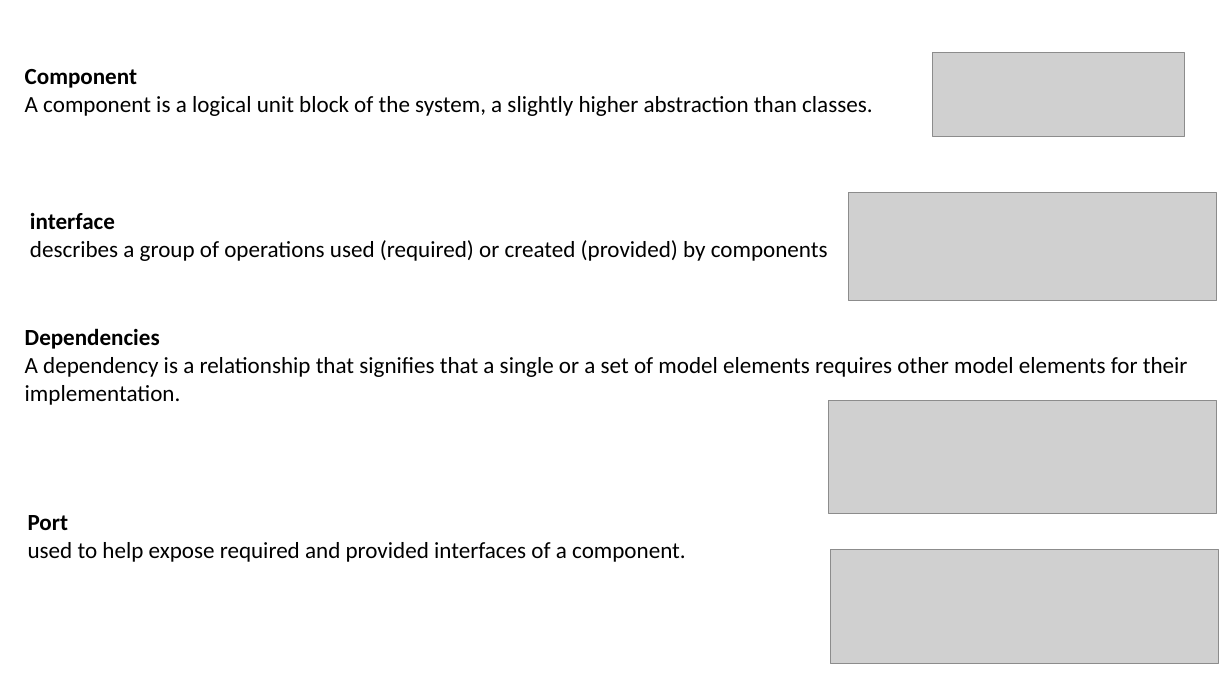
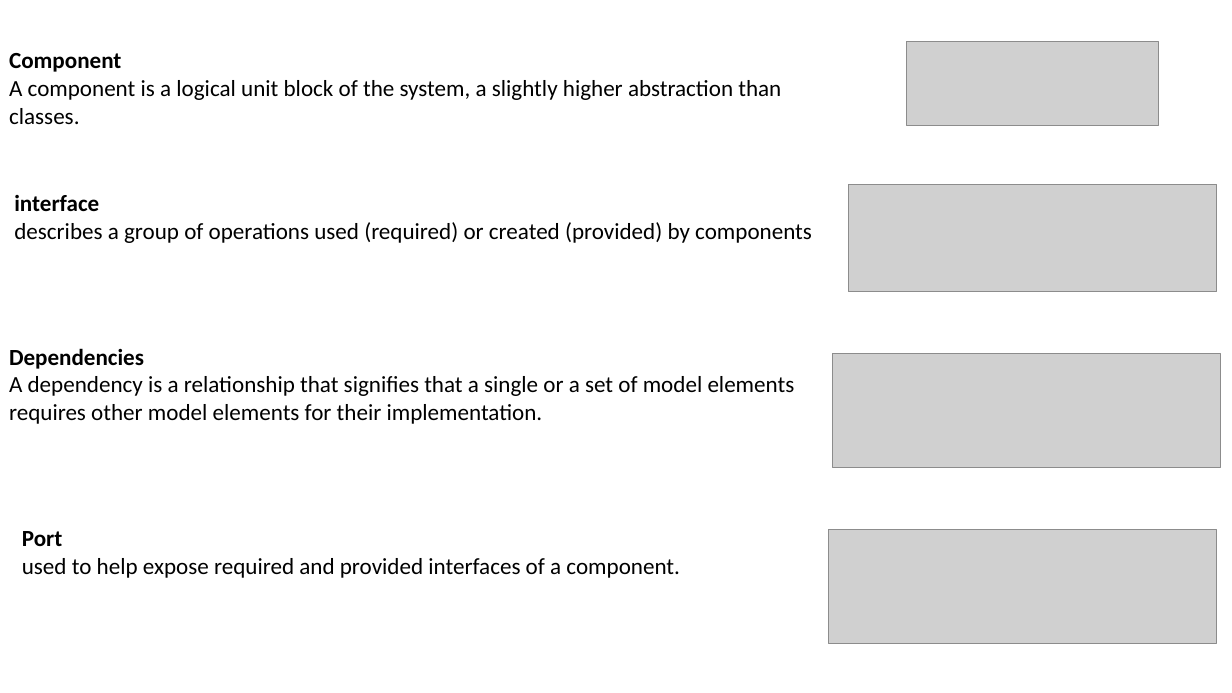
Before and after one commit to abdo1819/online-ticket-iti, a slide deck: slide 10 of ArgoUML.pptx (slide 9 before the commit). Drawn at 1232x693 pixels with LibreOffice and Linux fonts; fonts in the diff are those of the drawing; grey boxes stand for pictures. Boxes give left, top, right and bottom in pixels: in the first picture for what was removed or moved away, otherwise in the second. Text is boxed around its words. In the diff, an @@ line names an element or a change of style, - is before the commit and + after.

```diff
--- a/ArgoUML.pptx
+++ b/ArgoUML.pptx
@@ text "Component" rewrapped from (25,69,873,116) to (9,53,781,124) @@
@@ picture: place and size @@
-picture at (933,52,1185,137)
+picture at (908,42,1159,127)
@@ text "interface": place and size @@
-text "interface" at (30,213,828,261)
+text "interface" at (14,195,812,243)
@@ picture: place and size @@
-picture at (848,192,1217,300)
+picture at (848,184,1217,292)
@@ text "Dependencies": place and size @@
-text "Dependencies" at (25,328,1188,405)
+text "Dependencies" at (9,348,795,424)
@@ picture: place and size @@
-picture at (829,400,1217,514)
+picture at (833,354,1221,468)
@@ text at (9,376,795,424): text changed @@
-A dependency is a relationship that signifies that a single or a set of model elements requires other model elements for their
-implementation.
+A dependency is a relationship that signifies that a single or a set of model elements requires other model elements for their implementation.
@@ text "Port": place and size @@
-text "Port" at (28,515,686,562)
+text "Port" at (22,531,680,578)
@@ picture: place and size @@
-picture at (831,550,1219,664)
+picture at (829,530,1217,643)
```
Also in this commit, not shown: 5 other slides changed, 10 slides added, 6 slides removed.
